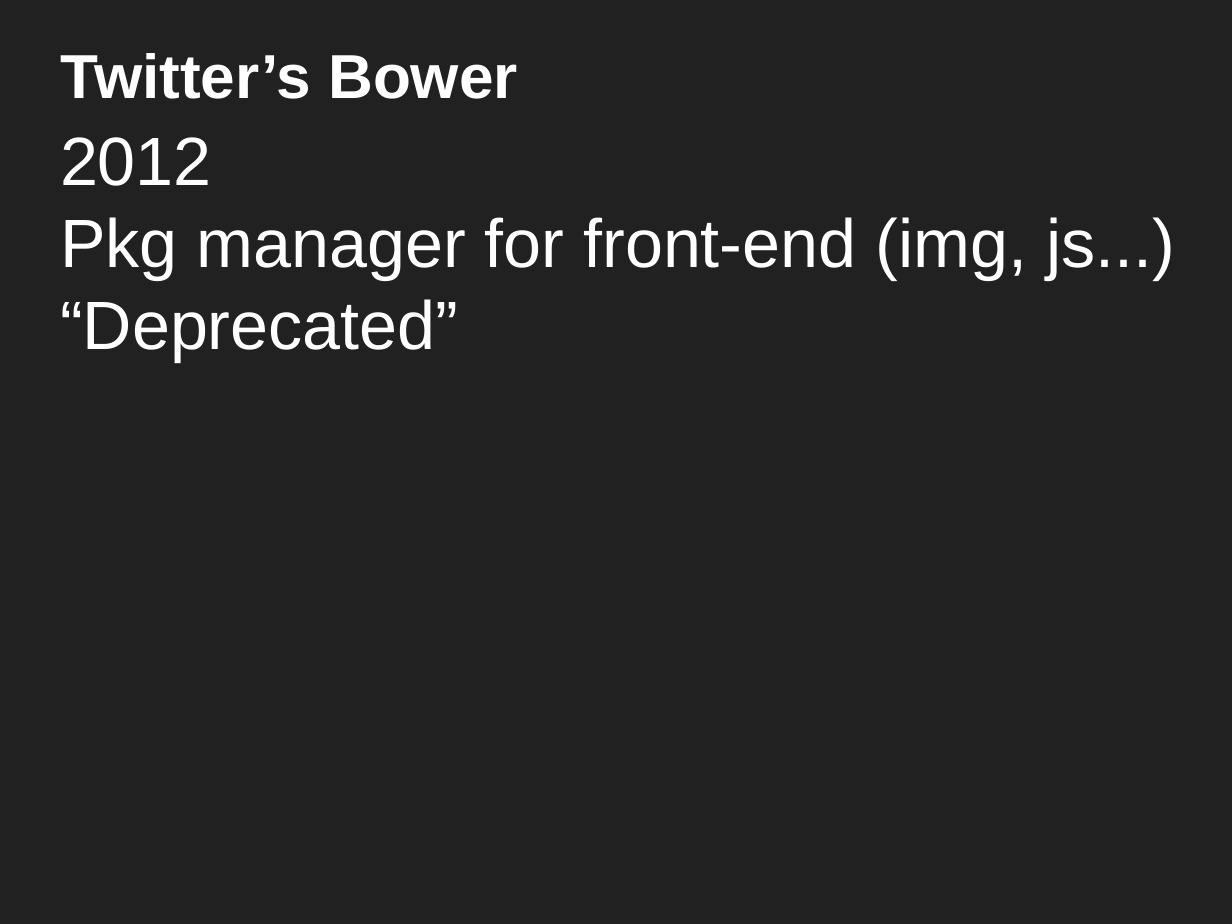
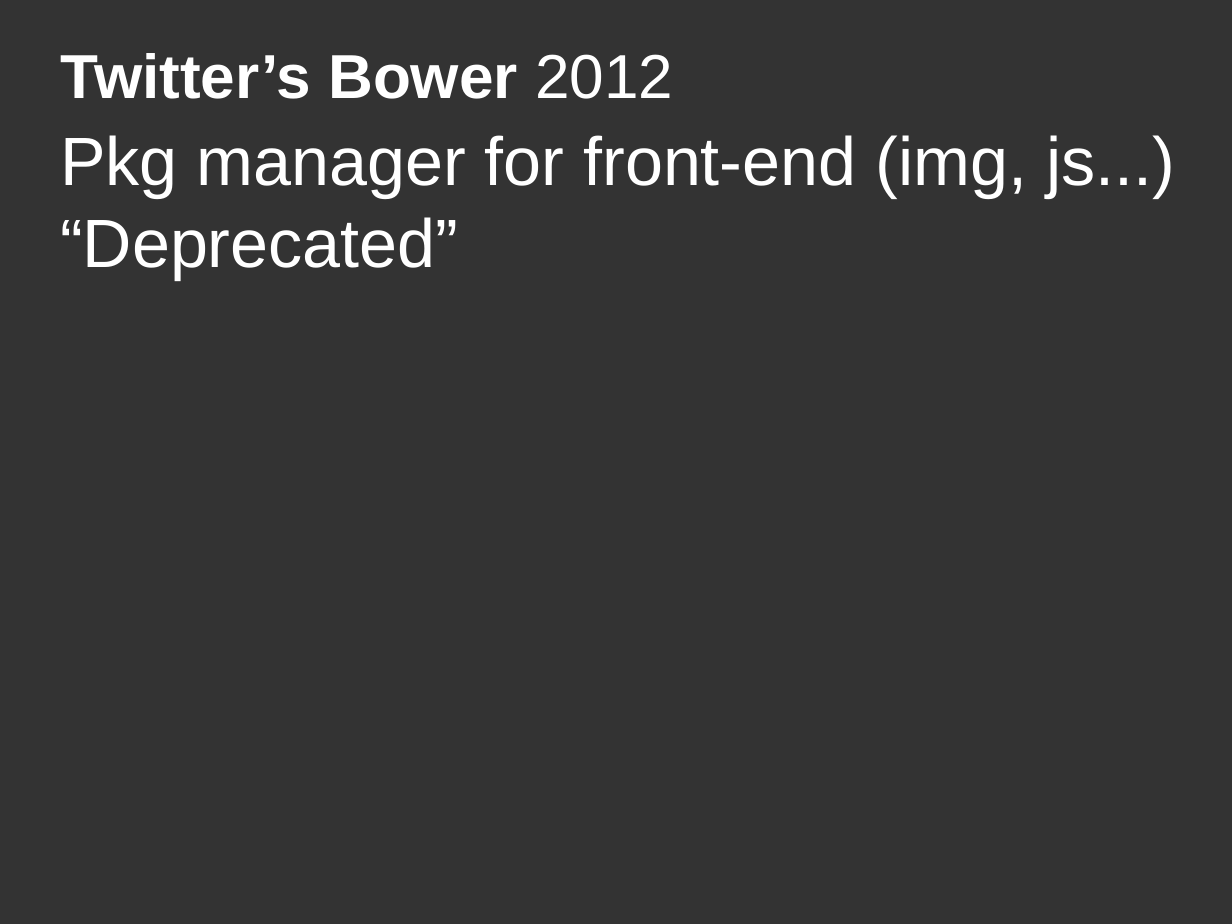
Before and after one commit to DanYellow/misc-tests, a slide deck: slide 10 of webpack-presentation-examples/webpack-presentation.odp. Drawn at 1232x924 pixels with LibreOffice and Linux fonts; fonts in the diff are those of the drawing. Boxes give left, top, right and bottom in pixels: in the first picture for what was removed or moved away, otherwise in the second. Text is boxed around its words. In the diff, an @@ line names an element or a change of style, - is before the commit and + after.

```diff
--- a/webpack-presentation-examples/webpack-presentation.odp
+++ b/webpack-presentation-examples/webpack-presentation.odp
@@ background #212121 to #333333 @@
@@ title at <box>61,53,673,99</box>: text changed @@
-Twitter’s Bower
+Twitter’s Bower 2012
@@ title at <box>60,135,1175,280</box>: text changed @@
-2012
-Pkg manager for front-end (img, js...)
-“Deprecated”
+Pkg manager for front-end (img, js...)
+“Deprecated”
```
Also in this commit, not shown: 41 other slides changed, 6 slides added, 2 slides removed, 17 other files.
